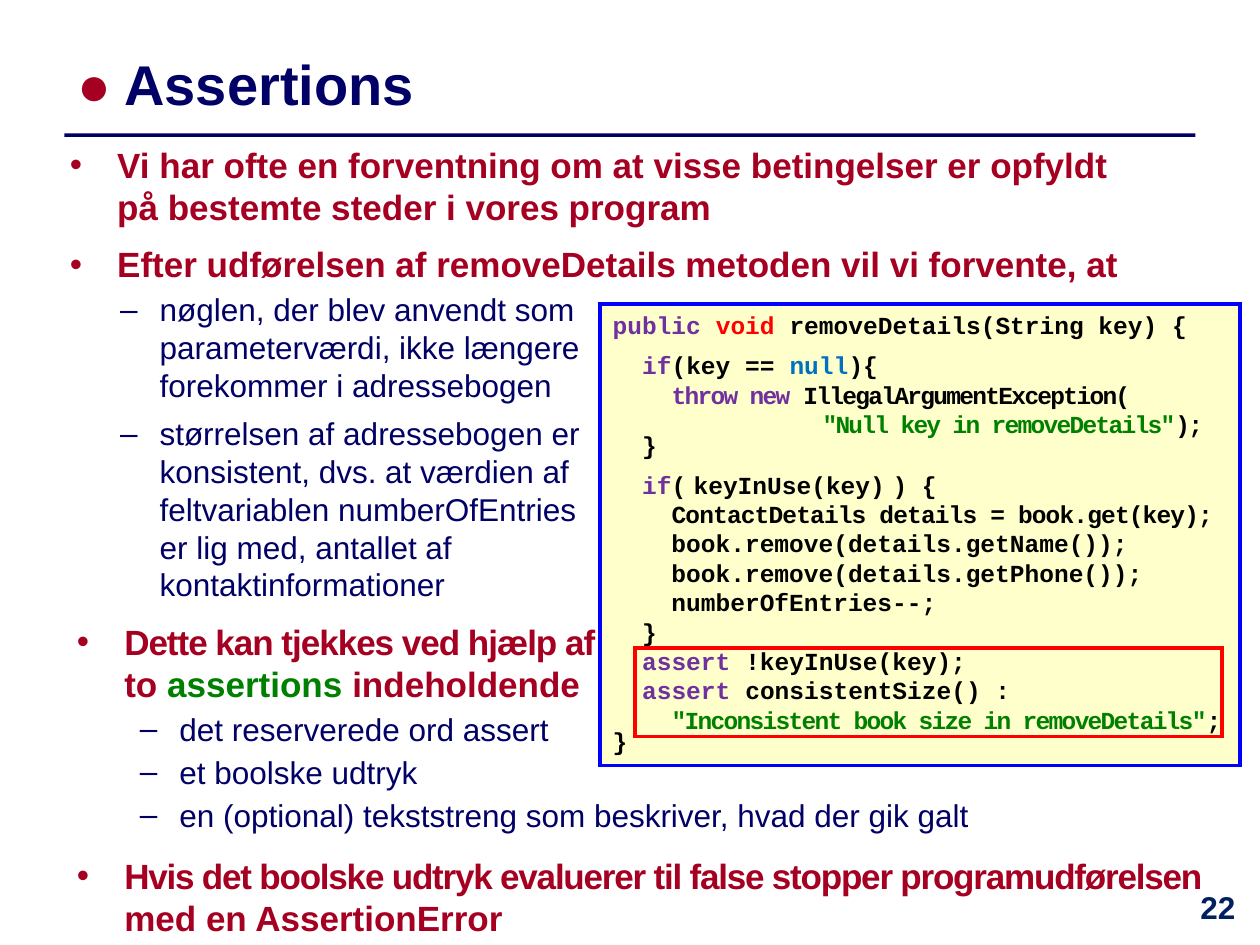
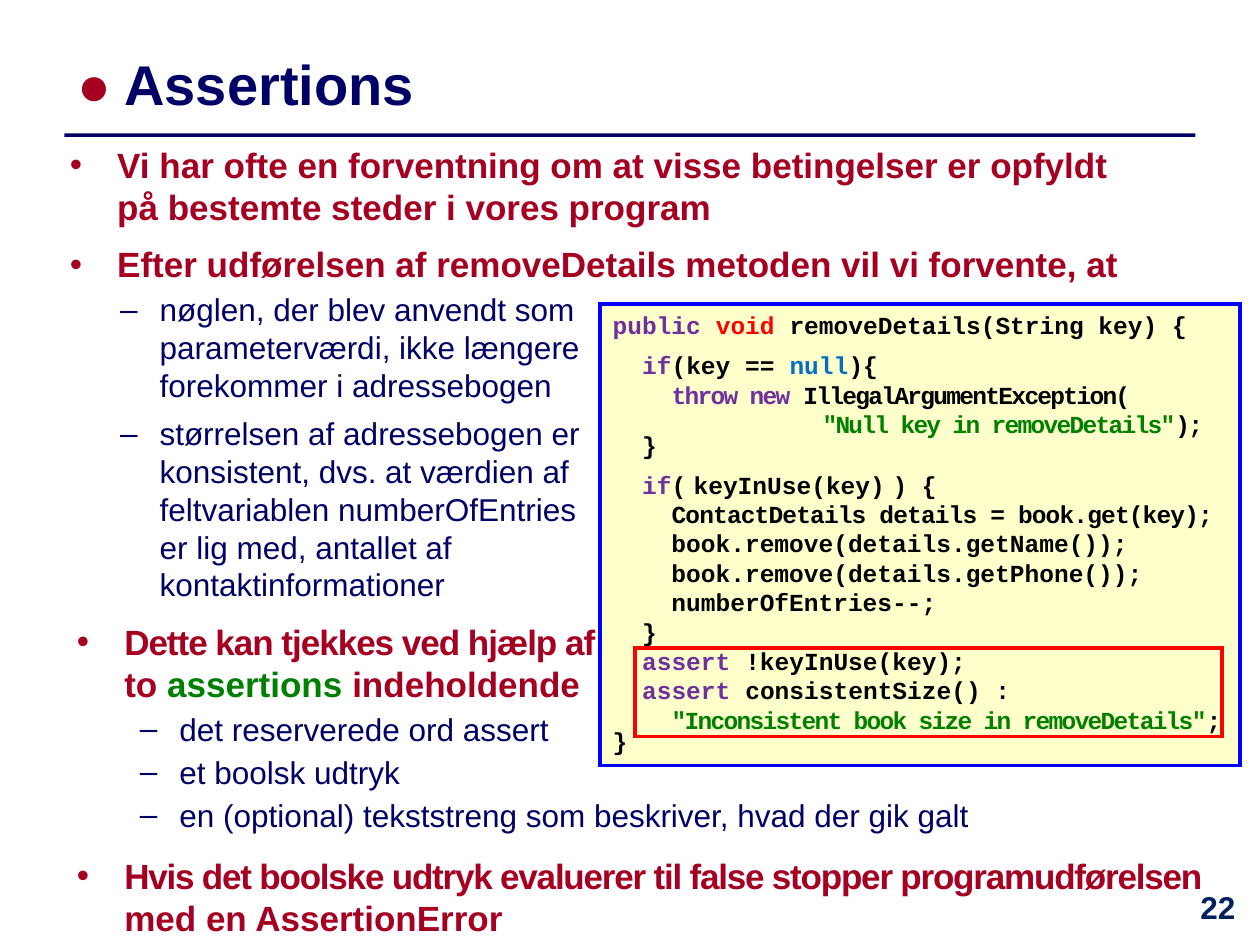
Before and after one commit to IntProgAU/Materiale, a slide deck: slide 22 of web/e22/uge_14/Slides-Uge14.pptx. Drawn at 1260x945 pixels with LibreOffice and Linux fonts; fonts in the diff are those of the drawing. Boxes give left, top, right and bottom in pixels: in the first picture for what was removed or moved away, otherwise in the second. Text is boxed around its words. In the diff, an @@ line names an element or a change of style, - is before the commit and + after.

```diff
--- a/web/e22/uge_14/Slides-Uge14.pptx
+++ b/web/e22/uge_14/Slides-Uge14.pptx
@@ text at (x1=179, y1=761, x2=400, y2=790): text changed @@
-  – et boolske udtryk
+  – et boolsk udtryk
```
Also in this commit, not shown: 8 other slides changed, 1 other file.
